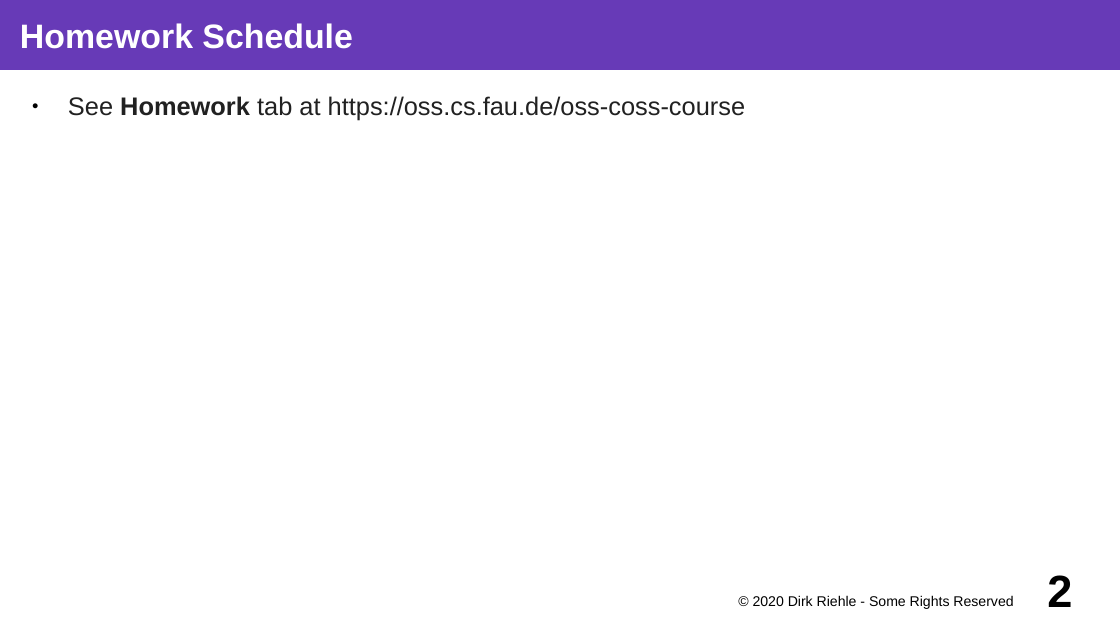
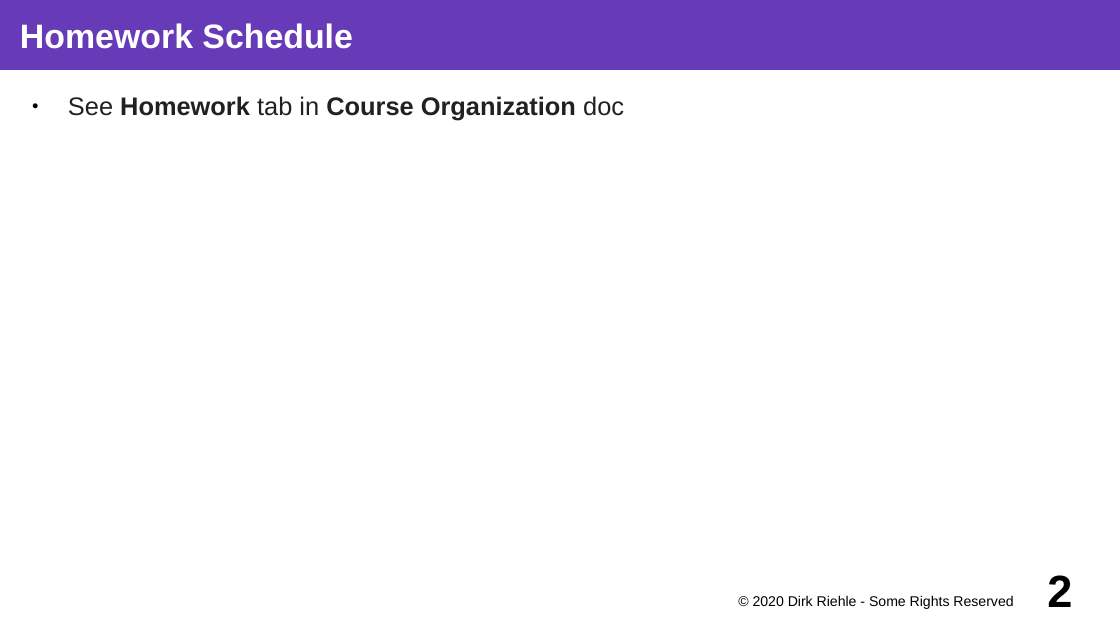
Before and after one commit to dirkriehle/coss-course, a slide deck: slide 2 of Lecture slides/COSS A02 - Course Homework.odp. Drawn at 1120x630 pixels with LibreOffice and Linux fonts; fonts in the diff are those of the drawing. Boxes give left, top, right and bottom in pixels: in the first picture for what was removed or moved away, otherwise in the second. Text is boxed around its words. In the diff, an @@ line names an element or a change of style, - is before the commit and + after.

```diff
--- a/Lecture slides/COSS A02 - Course Homework.odp
+++ b/Lecture slides/COSS A02 - Course Homework.odp
@@ text at (68,96,624,120): text changed; bold on @@
-● See Homework tab at https://oss.cs.fau.de/oss-coss-course
+● See Homework tab in Course Organization doc
```
Also in this commit, not shown: 1 other slide changed, 4 other files.
